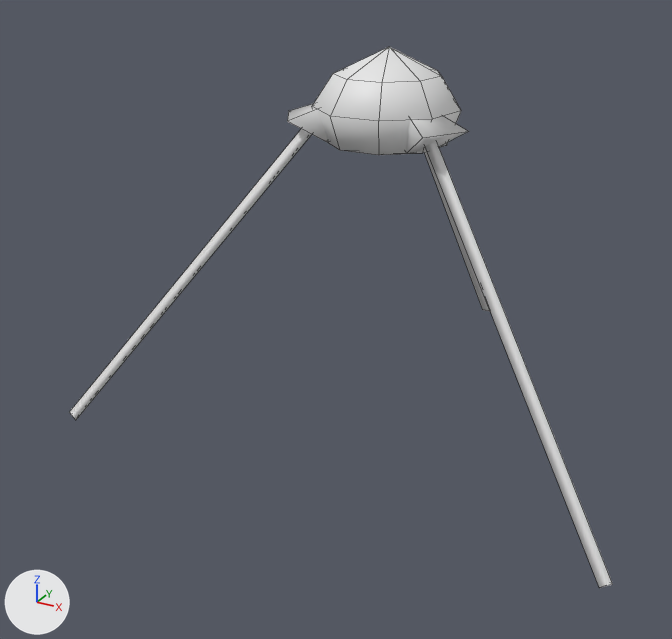
Renders of the Blender file arm9/art/onion.blend from each side of a commit.
The view is the same before and after, from a 50 mm lens placed at (18.6, -38.6, 24.3), pointed at (-2.9, 0.5, 4.8). Arrows for +X, +Y and +Z are at lower left; the lights stay in place. Mesh edges are drawn as thin lines. Materials are left out; every surface is plain grey.
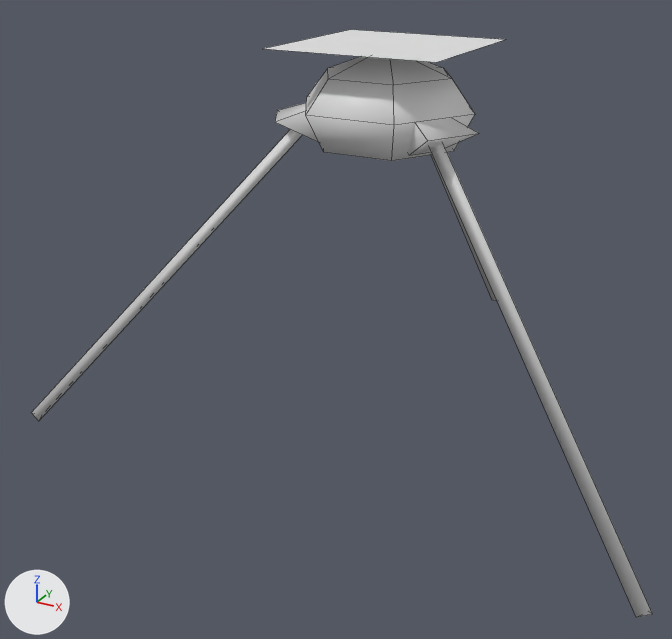
Scene script edits in JSON lines:
```json
{"block": "me_cylinder", "where": "# used by ob_onion; location = (0.0, 0.0, 5.46); scale = (2.85, 2.85, 2.85)"}
{"op": "remove", "block": "me_cylinder", "code": "me_cylinder.from_pydata(...)  # 47 vertices, 48 faces; spans x -1.59..1.57, y -1.18..1.58, z 3.0..4.69"}
{"op": "add", "block": "me_cylinder", "code": "me_cylinder.from_pydata(...)  # 59 vertices, 45 faces; spans x -16.13..16.13, y -9.38..18.62, z -15.87..2.88"}
{"block": "me_cylinder", "change": "me_cylinder part 1: the loose piece of 6 vertices spanning x -0.16..1.57, y -1.18..0.07, z 3.24..4.18 is scaled about its middle by (3.28, 3.28, 2.85), then moved by (1.61, -1.26, -3.74)"}
{"block": "me_cylinder", "change": "me_cylinder part 2: the loose piece of 6 vertices spanning x -1.59..0.14, y -1.14..0.1, z 3.24..4.18 is scaled about its middle by (3.28, 3.28, 2.85), then moved by (-1.66, -1.18, -3.74)"}
{"block": "me_cylinder", "change": "me_cylinder part 3: a new loose piece of 19 vertices spanning x -4.36..4.36, y -3.78..3.78, z -1.54..2.77"}
{"block": "me_cylinder", "change": "me_cylinder part 4: the loose piece of 29 vertices spanning x -1.18..1.18, y -1.13..1.2, z 3.0..4.69 is deleted"}
{"block": "me_cylinder", "change": "me_cylinder part 5"}
{"block": "me_cylinder", "change": "22 vertices are added at x -16.13..16.13, y -9.38..18.62, z -15.87..2.88"}
{"block": "me_cylinder", "change": "13 new faces join them"}
{"op": "remove", "block": "ob_cylinder_002", "code": ["ob_cylinder_002 = bpy.data.objects.new('Cylinder.002', me_cylinder_003)", "ob_cylinder_002.location = (8.32, -4.8, 7.86)", "ob_cylinder_002.rotation_euler = (0.695, 0.0, 4.189)  # degrees (40, 0, 240)", "ob_cylinder_002.scale = (0.331, 0.331, 9.86)"]}
{"op": "remove", "block": "ob_cylinder_001", "code": ["ob_cylinder_001 = bpy.data.objects.new('Cylinder.001', me_cylinder_002)", "ob_cylinder_001.location = (-8.32, -4.8, 7.86)", "ob_cylinder_001.rotation_euler = (0.695, 0.0, 2.094)  # degrees (40, 0, 120)", "ob_cylinder_001.scale = (0.331, 0.331, 9.86)"]}
{"op": "remove", "block": "ob_cylinder", "code": ["ob_cylinder = bpy.data.objects.new('Cylinder', me_cylinder_001)", "ob_cylinder.location = (0.0, 9.6, 7.86)", "ob_cylinder.rotation_euler = (0.695, 0.0, 0.0)  # degrees (40, 0, 0)", "ob_cylinder.scale = (0.331, 0.331, 9.86)"]}
{"op": "set", "path": "ob_onion.location", "old": "(0.0, 0.0, 5.46)", "new": "(0.0, 0.0, 16.05)"}
{"op": "set", "path": "ob_onion.scale", "old": "(2.85, 2.85, 2.85)", "new": "(0.974, 0.974, 1.0)"}
```

Changed parts and their boxes (x1, y1, x2, y2) in the pictures (672 x 639 px; the box of a moved part takes in the faces that stretch with it):
```json
{"object": "Onion", "change": "reshaped, moved, rescaled", "before": [287, 47, 469, 155], "after": [31, 30, 652, 617], "on screen": "240% wider, 439% taller"}
{"object": "Cylinder.002", "change": "deleted", "before": [425, 141, 613, 588]}
{"object": "Cylinder.001", "change": "deleted", "before": [69, 129, 312, 420]}
{"object": "Cylinder", "change": "deleted", "before": [425, 152, 490, 311]}
{"part": 1, "of": "me_cylinder", "change": "moved or reshaped", "before": [406, 116, 469, 153], "after": [409, 118, 479, 155]}
{"part": 2, "of": "me_cylinder", "change": "moved or reshaped", "before": [287, 103, 329, 143], "after": [275, 103, 319, 142]}
{"part": 3, "of": "me_cylinder", "change": "added", "after": [306, 57, 475, 161]}
{"part": 4, "of": "me_cylinder", "change": "deleted", "before": [312, 47, 461, 155]}
{"part": 5, "of": "me_cylinder", "change": "added", "after": [31, 30, 652, 617]}
```
